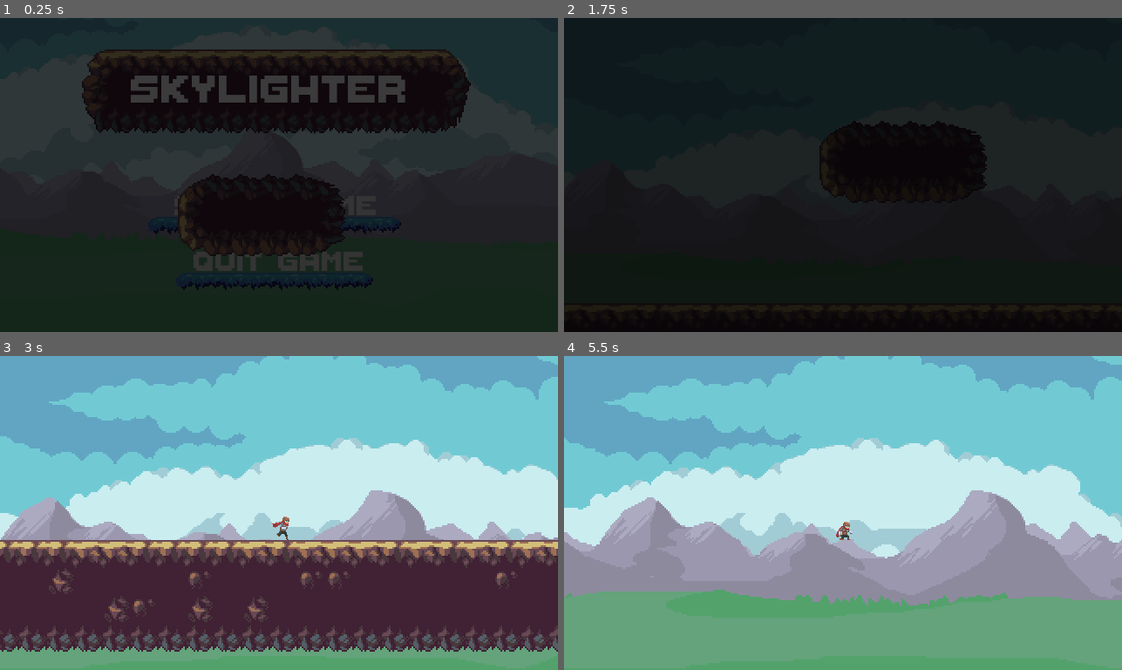
Above: before the commit, frames 1-4 (two rows, left to right).
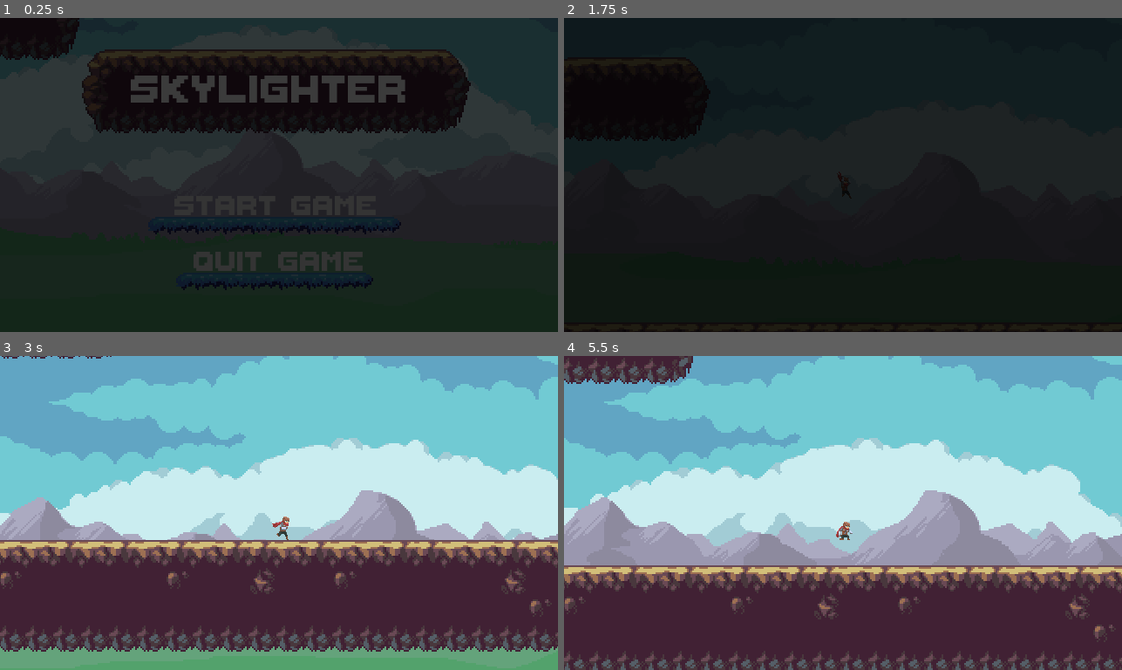
Above: after the commit, the same moments.

Repository: strangerthandev115/HackMT2024
Game: Godot game, scene res://scenes/moving_platforms/moving_platform.tscn
Same seed, same stepped clock (60 frames per second), same inputs: the game is played once before the commit and once after it. This scene is started directly instead of the project's main scene.
Inputs:
- Up to frame 1 (0.25 s): no input
- Up to frame 2 (1.75 s): click "Start Game" at 0.5 s; click "Start Game" at 1.25 s
- Up to frame 3 (3 s): hold Down (crouch) 2.03-2.78 s; hold Right (right) from 2.03 s (still down); tap Space (jump) at 2.27 s; tap Down (crouch) at 2.85 s
- Up to frame 4 (5.5 s): tap Space (jump) at 3.02, 4.52, 5.27 s; release Right (right) at 3.53 s; hold Left (left) 3.53-4.28 s; hold Down (crouch) 3.53-4.28 s; hold Right (right) from 4.28 s (still down); tap Down (crouch) at 4.35 s; hold Down (crouch) from 5.03 s (still down)

The runs differ from the first frame. In frame 1, 6.2% of the frame differs, in the area x 0-62%, y 0-76%; in frame 2, 4.7%; in frame 3, 9.4%; in frame 4, 42%, in the area x 0-100%, y 0-100%.

Commit message:
made extendable/reusable

Diff:
--- a/scenes/moving_platforms/moving_platform.tscn
+++ b/scenes/moving_platforms/moving_platform.tscn
@@ -1,15 +1,26 @@
-[gd_scene load_steps=8 format=3 uid="uid://dxoj4mt5ykacm"]
+[gd_scene load_steps=7 format=3 uid="uid://dxoj4mt5ykacm"]
 
 [ext_resource type="Script" path="res://scenes/moving_platforms/moving_platform.gd" id="1_1ajvf"]
-[ext_resource type="PackedScene" uid="uid://dd5yv0dmmsfqx" path="res://scenes/tilemap/tile_map.tscn" id="1_y4qys"]
+[ext_resource type="Texture2D" uid="uid://cq25awg3wed4f" path="res://assets/textures/other/platform.png" id="2_hcp0o"]
 
-[sub_resource type="Curve2D" id="Curve2D_se4p0"]
-_data = {
-"points": PackedVector2Array(0, 0, 0, 0, 150, 141, 0, 0, 0, 0, 150, 21, 0, 0, 0, 0, 150, 21, 0, 0, 0, 0, 150, 141)
+[sub_resource type="CapsuleShape2D" id="CapsuleShape2D_i7ugs"]
+radius = 23.9986
+height = 93.9996
+
+[sub_resource type="Animation" id="Animation_i0ld7"]
+length = 2.0
+tracks/0/type = "value"
+tracks/0/imported = false
+tracks/0/enabled = true
+tracks/0/path = NodePath("PathFollow2D:progress_ratio")
+tracks/0/interp = 1
+tracks/0/loop_wrap = true
+tracks/0/keys = {
+"times": PackedFloat32Array(0, 1, 2),
+"transitions": PackedFloat32Array(-1.5, -1.5, -1.5),
+"update": 0,
+"values": [0.0, 0.5, 1.0]
 }
-point_count = 4
-
-[sub_resource type="RectangleShape2D" id="RectangleShape2D_mpwkp"]
 
 [sub_resource type="Animation" id="Animation_13baq"]
 resource_name = "new_animation"
@@ -28,21 +39,6 @@
 "values": [0.0, 0.5, 1.0]
 }
 
-[sub_resource type="Animation" id="Animation_i0ld7"]
-length = 0.001
-tracks/0/type = "value"
-tracks/0/imported = false
-tracks/0/enabled = true
-tracks/0/path = NodePath("PathFollow2D:progress_ratio")
-tracks/0/interp = 1
-tracks/0/loop_wrap = true
-tracks/0/keys = {
-"times": PackedFloat32Array(0),
-"transitions": PackedFloat32Array(1),
-"update": 0,
-"values": [0.0]
-}
-
 [sub_resource type="AnimationLibrary" id="AnimationLibrary_dkoq8"]
 _data = {
 "RESET": SubResource("Animation_i0ld7"),
@@ -50,7 +46,7 @@
 }
 
 [node name="Path2D" type="Path2D"]
-curve = SubResource("Curve2D_se4p0")
+position = Vector2(-150, -141)
 script = ExtResource("1_1ajvf")
 speed = 1.5
 speed_scale = 2.0
@@ -58,23 +54,23 @@
 [node name="PathFollow2D" type="PathFollow2D" parent="."]
 position = Vector2(150, 141)
 rotation = 1.5708
+progress = 240.0
 rotates = false
 
 [node name="RemoteTransform2D" type="RemoteTransform2D" parent="PathFollow2D"]
 remote_path = NodePath("../../AnimatableBody2D")
 
 [node name="AnimatableBody2D" type="AnimatableBody2D" parent="."]
-position = Vector2(150, 21)
+position = Vector2(150, 141)
 rotation = 1.5708
 
+[node name="Sprite2D" type="Sprite2D" parent="AnimatableBody2D"]
+rotation = -1.57004
+texture = ExtResource("2_hcp0o")
+
 [node name="CollisionShape2D" type="CollisionShape2D" parent="AnimatableBody2D"]
-rotation = -0.000341596
-shape = SubResource("RectangleShape2D_mpwkp")
-disabled = true
-
-[node name="TileMap" parent="AnimatableBody2D/CollisionShape2D" instance=ExtResource("1_y4qys")]
-rotation = 3.14043
-layer_0/tile_data = PackedInt32Array(196607, 0, 2, 131071, 0, 1, 65535, 0, 1, -1, 0, 1, -65537, 0, 1, -131073, 0, 0, 131072, 65536, 2, 65536, 65536, 1, 0, 65536, 1, -65536, 65536, 1, -131072, 65536, 1, -196608, 196608, 0, 131073, 131072, 2, 65537, 131072, 1, 1, 131072, 1, -65535, 131072, 1, -131071, 131072, 1, -196607, 131072, 0)
+rotation = 0.00134607
+shape = SubResource("CapsuleShape2D_i7ugs")
 
 [node name="AnimationPlayer" type="AnimationPlayer" parent="."]
 libraries = {
